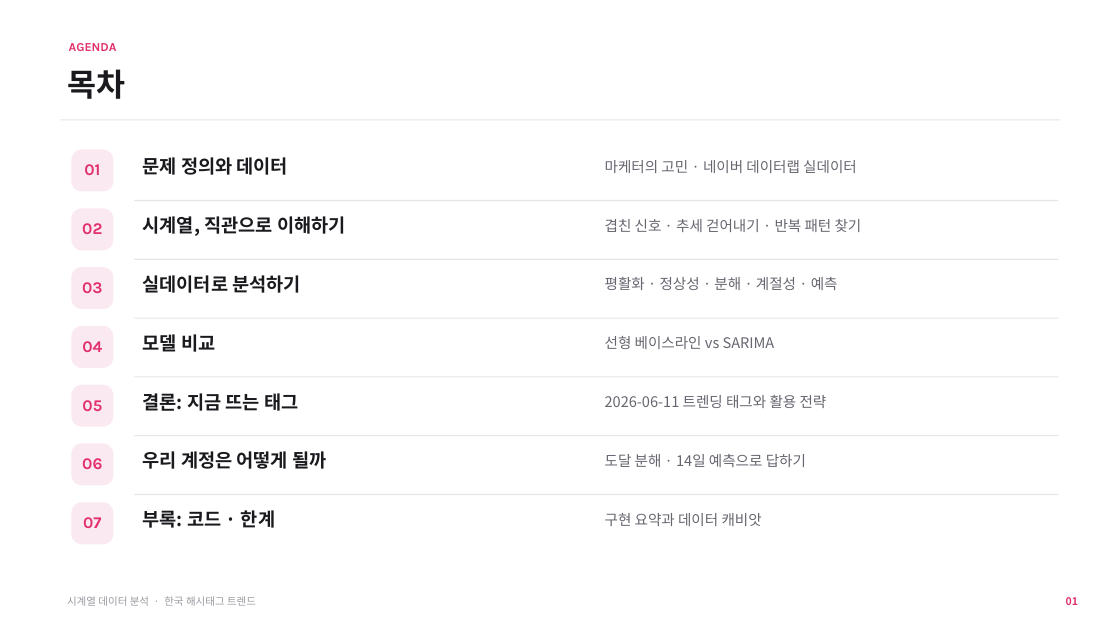
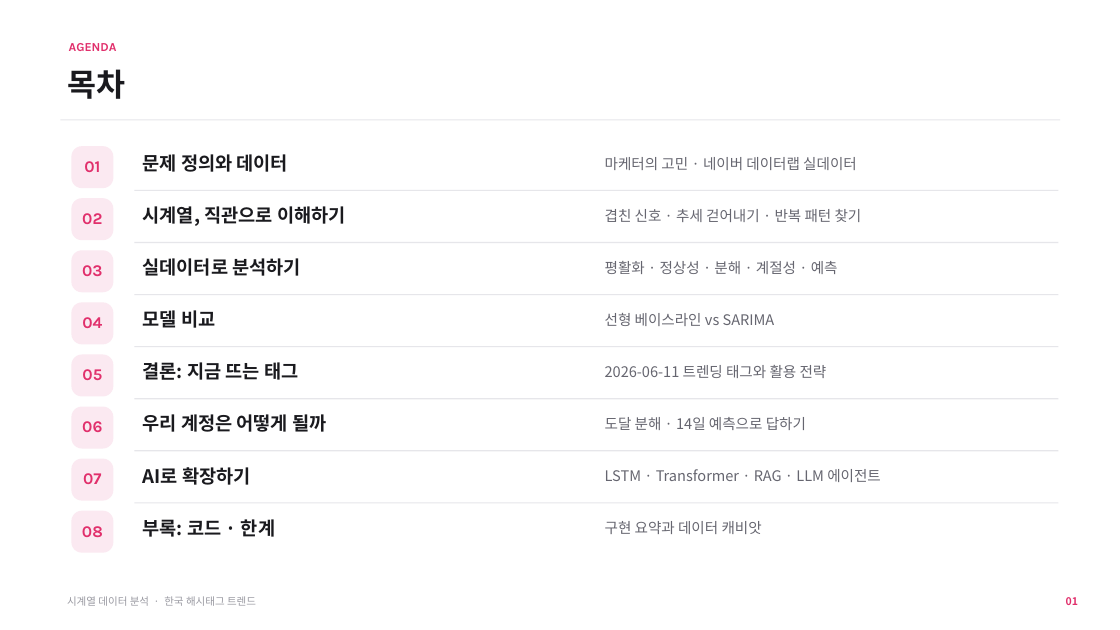
Before and after one commit to iluv4/insta_trend, a slide deck: slide 2 of presentation/insta_trend_timeseries.pptx. Drawn at 1120x630 pixels with LibreOffice and Linux fonts; fonts in the diff are those of the drawing. Boxes give left, top, right and bottom in pixels: in the first picture for what was removed or moved away, otherwise in the second. Text is boxed around its words. In the diff, an @@ line names an element or a change of style, - is before the commit and + after.

```diff
--- a/presentation/insta_trend_timeseries.pptx
+++ b/presentation/insta_trend_timeseries.pptx
@@ rounded rectangle: place and size @@
-rounded rectangle at <box>71,150,113,192</box>
+rounded rectangle at <box>71,146,113,188</box>
@@ 3 texts, 1 rectangle, 1 rounded rectangle: place and size @@
-3 texts, 1 rectangle, 1 rounded rectangle at <box>71,200,1059,250</box>
+3 texts, 1 rectangle, 1 rounded rectangle at <box>71,190,1059,240</box>
@@ 3 texts, 1 rectangle, 1 rounded rectangle: place and size @@
-3 texts, 1 rectangle, 1 rounded rectangle at <box>71,259,1059,309</box>
+3 texts, 1 rectangle, 1 rounded rectangle at <box>71,242,1059,292</box>
@@ 3 texts, 1 rectangle, 1 rounded rectangle: place and size @@
-3 texts, 1 rectangle, 1 rounded rectangle at <box>71,318,1059,368</box>
+3 texts, 1 rectangle, 1 rounded rectangle at <box>71,294,1059,344</box>
@@ rounded rectangle added at <box>71,355,113,397</box>, fill #FBE9F1 @@
@@ rectangle added at <box>134,346,1059,347</box>, fill #E6E6EA @@
@@ 3 texts: place and size @@
-3 texts at <box>82,393,827,411</box>
+3 texts at <box>82,362,827,380</box>
@@ rounded rectangle: place and size @@
-rounded rectangle at <box>71,385,113,427</box>
+rounded rectangle at <box>71,407,113,449</box>
@@ rectangle: place and size @@
-rectangle at <box>134,376,1059,377</box>
+rectangle at <box>134,398,1059,399</box>
@@ 3 texts: place and size @@
-3 texts at <box>82,451,806,469</box>
+3 texts at <box>82,414,806,432</box>
@@ text "07": place and size @@
-text "07" at <box>83,517,101,528</box>
+text "07" at <box>83,473,101,484</box>
@@ rounded rectangle: place and size @@
-rounded rectangle at <box>71,444,113,486</box>
+rounded rectangle at <box>71,459,113,501</box>
@@ rectangle: place and size @@
-rectangle at <box>134,435,1059,436</box>
+rectangle at <box>134,450,1059,451</box>
@@ text added at <box>143,467,251,485</box>, 16 pt, text #1A1A1E, bold @@
+AI로 확장하기
@@ text added at <box>605,469,881,482</box>, 12.5 pt, text #666670 @@
+LSTM · Transformer · RAG · LLM 에이전트
@@ 2 texts, 1 rounded rectangle, 1 rectangle: place and size @@
-2 texts, 1 rounded rectangle, 1 rectangle at <box>71,494,1059,544</box>
+2 texts, 1 rounded rectangle, 1 rectangle at <box>71,502,1059,553</box>
@@ text added at <box>82,526,103,537</box>, 14 pt, text #E1306C, bold @@
+08
```
Also in this commit, not shown: 3 other slides changed, 7 slides added, 2 other files.
